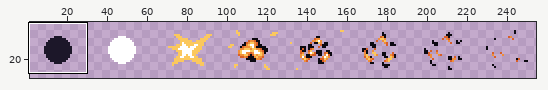
Sprite sheet, stored at Content/Assets/Explosion.png. Above: a wide view before the commit, with the close-up outlined.
Close-up. Earlier state:
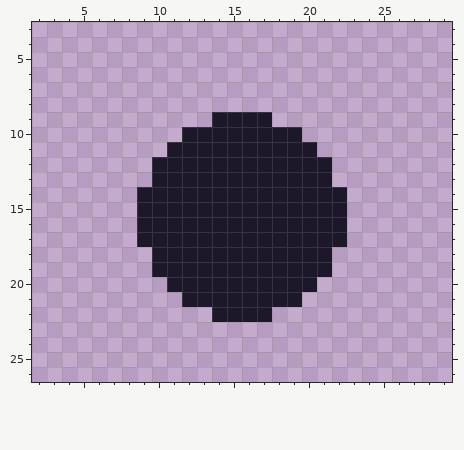
The file is 256x32 pixels. Shown: x 2..29, y 3..26. The wide view leaves out empty margins.
Once edited:
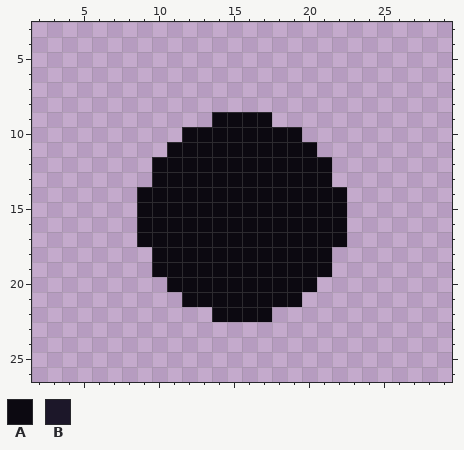
Palette (. is transparent): A #0c0911  B #1c1729
Difference:
y 9: x 14..17 BBBB -> AAAA
y 10: x 12..19 BBBBBBBB -> AAAAAAAA
y 11: x 11..20 BBBBBBBBBB -> AAAAAAAAAA
y 12..13: x 10..21 BBBBBBBBBBBB -> AAAAAAAAAAAA
y 14..17: x 9..22 BBBBBBBBBBBBBB -> AAAAAAAAAAAAAA
y 18..19: x 10..21 BBBBBBBBBBBB -> AAAAAAAAAAAA
y 20: x 11..20 BBBBBBBBBB -> AAAAAAAAAA
y 21: x 12..19 BBBBBBBB -> AAAAAAAA
y 22: x 14..17 BBBB -> AAAA
Changed places in both close-ups, as pixel boxes (x1, y1, x2, y2):
changed: (137, 112, 347, 322)
